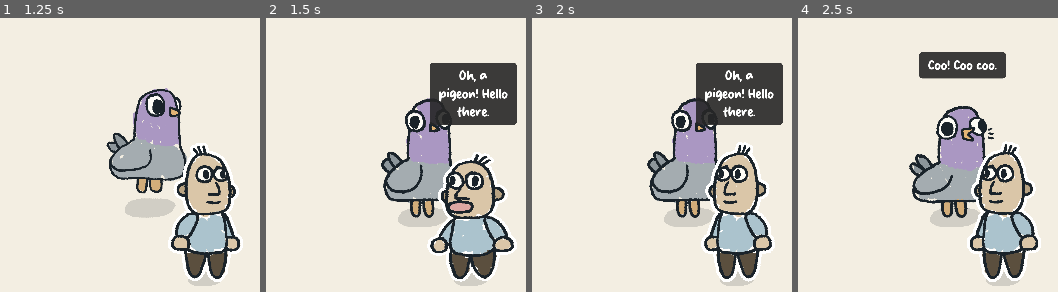
Above: before the commit, frames 1-4 (left to right).
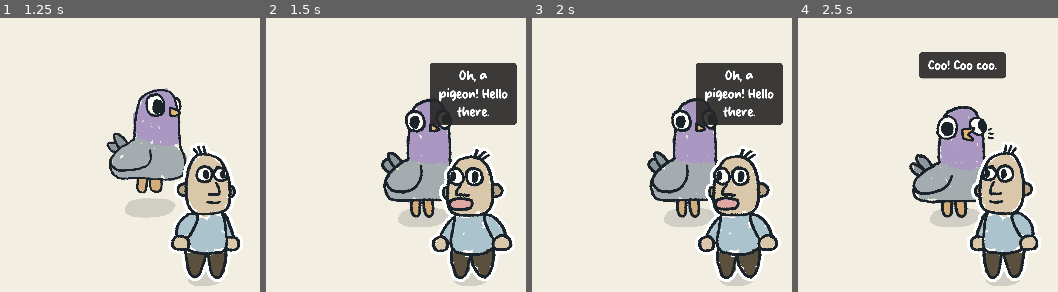
Above: after the commit, the same moments.

Repository: martindzejky/pigeon-in-town
Game: Godot game, scene res://main.tscn
Same seed, same stepped clock (60 frames per second), same inputs: the game is played once before the commit and once after it.
Inputs:
- Up to frame 1 (1.25 s): hold D (move_right) from 0.53 s (still down); hold E (interact) from 0.53 s (still down)
- Up to frame 2 (1.5 s): release D (move_right) at 1.28 s; release E (interact) at 1.28 s; hold S (move_down) from 1.28 s (still down); tap E (interact) at 1.35 s
- Up to frame 3 (2 s): keep holding S (move_down)
- Up to frame 4 (2.5 s): release S (move_down) at 2.03 s; hold D (move_right) from 2.03 s (still down); hold E (interact) from 2.03 s (still down)

Frame 1 is identical in both runs. In frame 2, 4.3% of the frame differs, in the area x 44-97%, y 29-97%; in frame 3, 4.7%, in the area x 47-96%, y 29-97%; in frame 4, 0.5%.

Commit message:
fix retriggering dialog immediately

Diff:
--- a/scripts/pigeon_states/idle_state.gd
+++ b/scripts/pigeon_states/idle_state.gd
@@ -8,11 +8,15 @@
   pass
 
 
+func _unhandled_input(event: InputEvent) -> void:
+  if not is_current():
+    return
+  if event.is_action_pressed('interact') and Game.current_target_npc:
+    get_viewport().set_input_as_handled()
+    Events.dialogue_started.emit(Game.current_target_npc)
+
+
 func update(_delta: float) -> void:
-  if Input.is_action_just_pressed('interact') and Game.current_target_npc:
-    Events.dialogue_started.emit(Game.current_target_npc)
-    return
-
   var direction := Input.get_vector('move_left', 'move_right', 'move_up', 'move_down')
   if direction.length() > 0.0:
     state_machine.replace('run')
--- a/scripts/pigeon_states/run_state.gd
+++ b/scripts/pigeon_states/run_state.gd
@@ -8,11 +8,15 @@
   pass
 
 
+func _unhandled_input(event: InputEvent) -> void:
+  if not is_current():
+    return
+  if event.is_action_pressed('interact') and Game.current_target_npc:
+    get_viewport().set_input_as_handled()
+    Events.dialogue_started.emit(Game.current_target_npc)
+
+
 func update(delta: float) -> void:
-  if Input.is_action_just_pressed('interact') and Game.current_target_npc:
-    Events.dialogue_started.emit(Game.current_target_npc)
-    return
-
   var direction := Input.get_vector('move_left', 'move_right', 'move_up', 'move_down')
 
   if direction.length() > 0.0:
